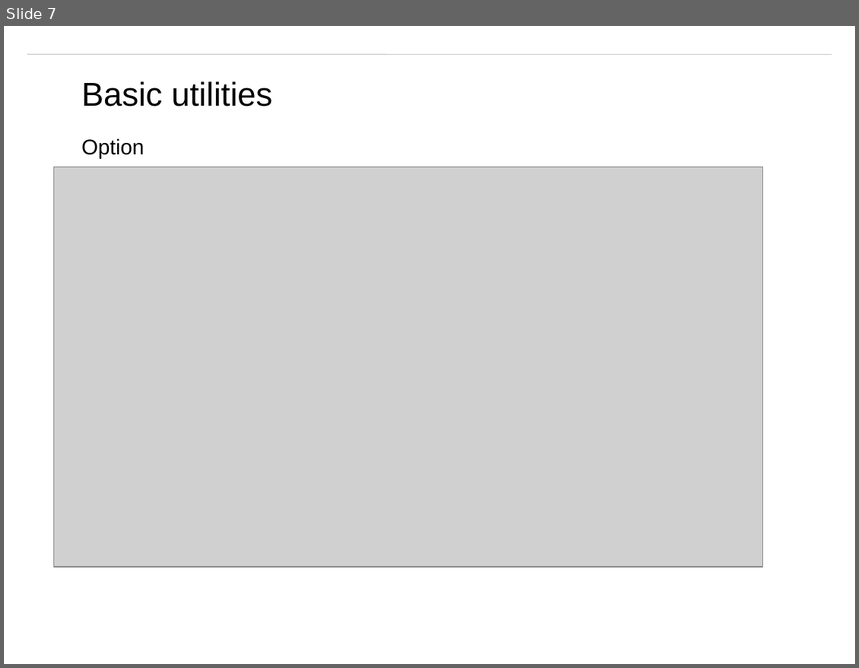
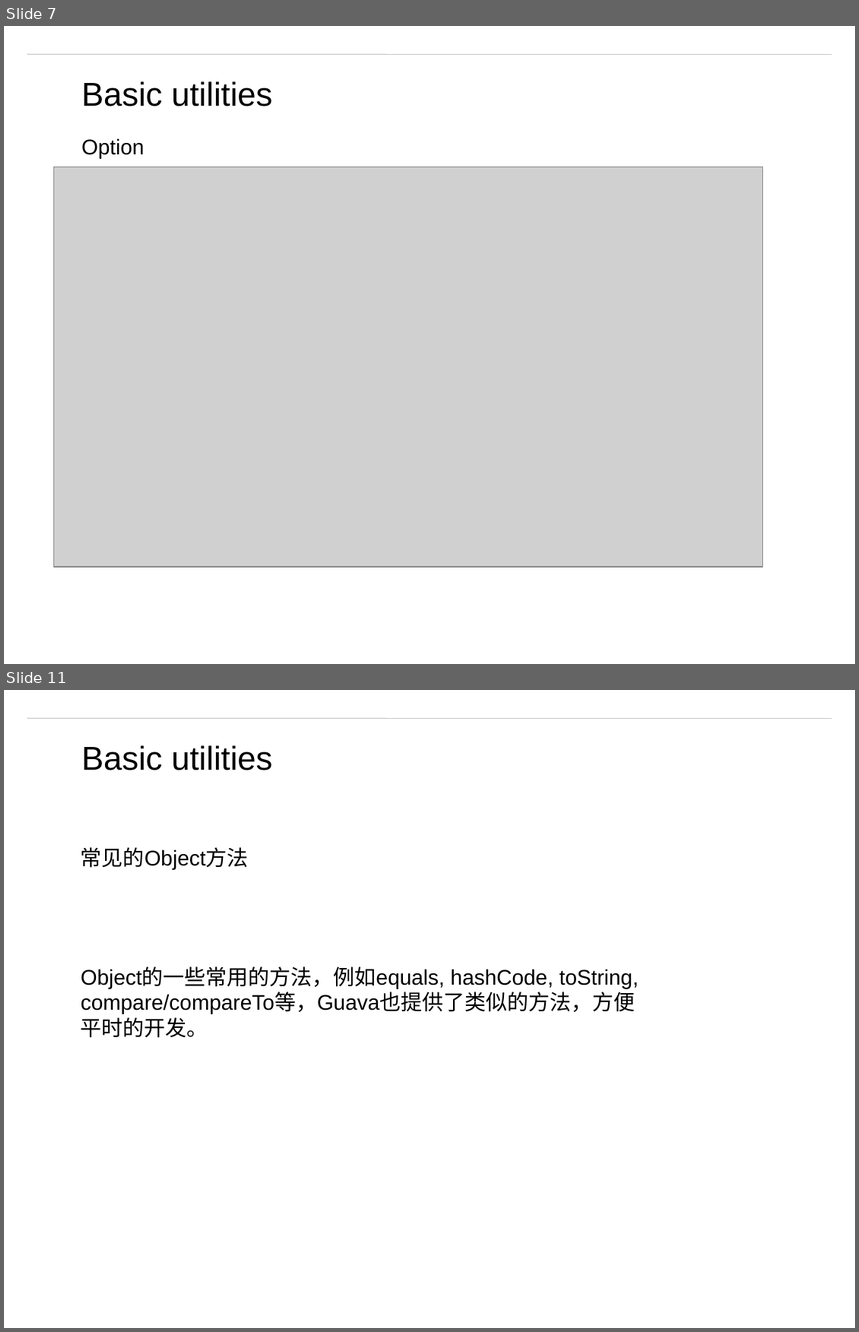
Before and after one commit to matt19870107/Guava, a slide deck: Guava.pptx. Shown one above the other, each under a label of ours: slide 7 before the commit, slides 7 and 11 after it; the slides between them are not shown. The pictures are 859x668 and 859x1332 pixels, drawn with LibreOffice and Linux fonts; fonts in the diff are those of the drawing; grey boxes stand for pictures; background and template pictures are left out. Boxes give left, top, right and bottom in pixels: in the first picture for what was removed or moved away, otherwise in the second. Text is boxed around its words. In the diff, an @@ line names an element or a change of style, - is before the commit and + after.

```diff
--- a/Guava.pptx
+++ b/Guava.pptx
@@ slide 11 added at bbox=[4, 690, 855, 1328], background #FFFFFF; not listed: 1 template element that a slide beside it also shows @@
@@ text added at bbox=[82, 745, 272, 771], 28 pt, text #000000 @@
+Basic utilities
@@ text added at bbox=[81, 847, 249, 870], 18 pt, text #000000 @@
+常见的Object方法
@@ text added at bbox=[81, 968, 639, 1038], 18 pt, text #000000 @@
+Object的一些常用的方法，例如equals, hashCode, toString, compare/compareTo等，Guava也提供了类似的方法，方便平时的开发。
```
Also in this commit, not shown: 2 slides changed, 10 other slides added, 1 slide removed, 5 other files.
